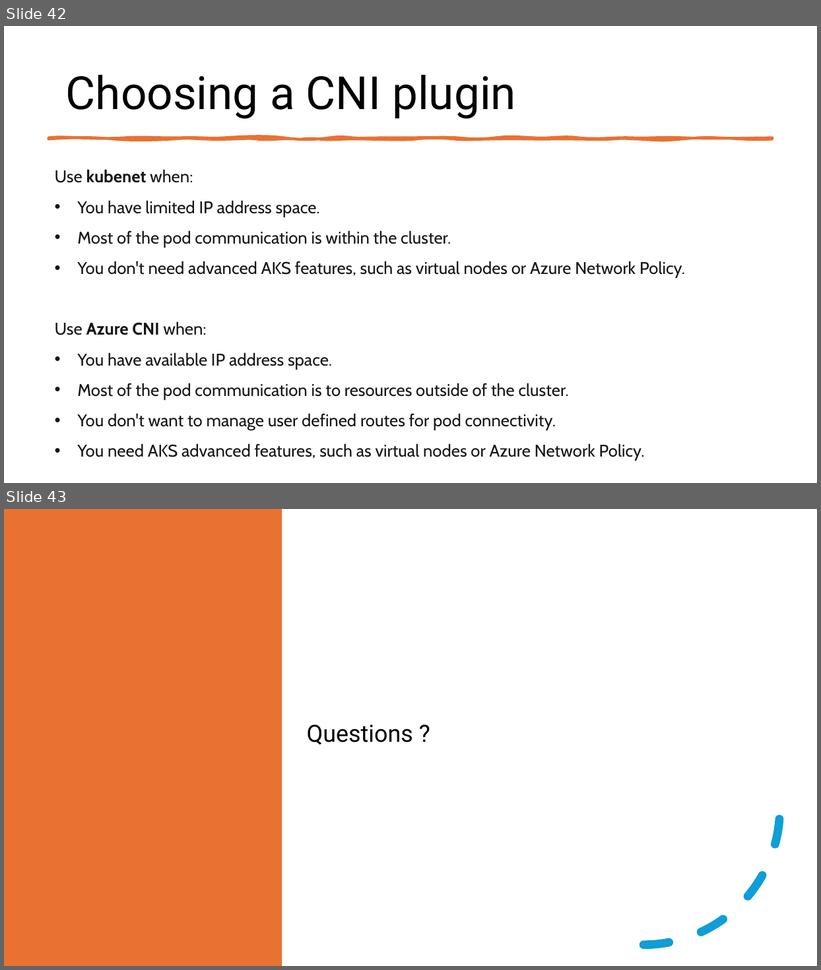
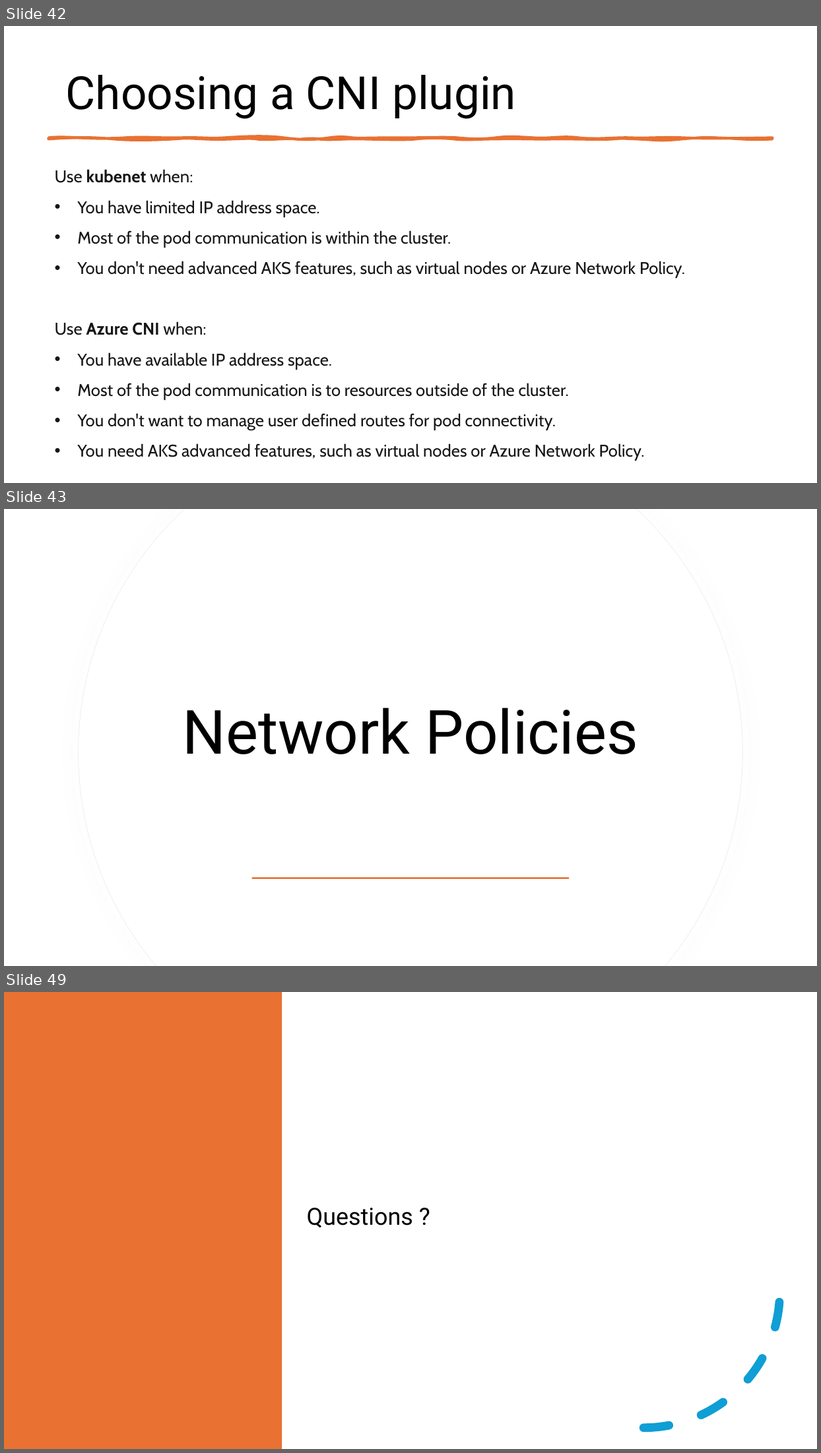
Before and after one commit to fhbilgen/AKSWorkshop, a slide deck: AKS_04_Networking.pptx. Shown one above the other, each under a label of ours: slides 42 and 43 before the commit, slides 42, 43 and 49 after it; the slides between them are not shown. The pictures are 821x970 and 821x1453 pixels, drawn with LibreOffice and Linux fonts; fonts in the diff are those of the drawing. Boxes give left, top, right and bottom in pixels: in the first picture for what was removed or moved away, otherwise in the second. Text is boxed around its words. In the diff, an @@ line names an element or a change of style, - is before the commit and + after.

```diff
--- a/AKS_04_Networking.pptx
+++ b/AKS_04_Networking.pptx
@@ slide 43 added at (4,509,817,966), background #FFFFFF @@
@@ freeform shape added at (79,509,743,966), fill #FFFFFF, outline #EFEFEF 0.75 pt @@
@@ freeform shape added at (79,509,743,966), fill #FFFFFF @@
@@ title added at (182,708,638,755), 72 pt, text #000000 @@
+Network Policies
@@ rectangle added at (252,877,570,879), fill #E97132 @@
@@ what was slide 43 is now slide 49 @@
```
Also in this commit, not shown: 5 other slides added, 20 other files.
